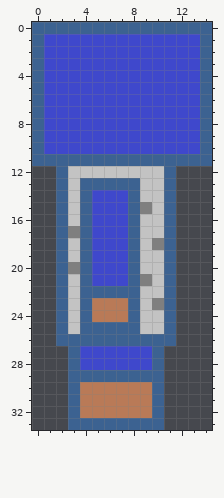
File history of a pixel-art sprite, images/sprite_profile.png. Above, as it was before the edit.
The file is 15x34 pixels.
Once edited:
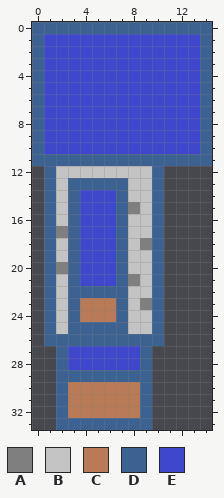
Palette (. is transparent): A #7f7f7f  B #c3c3c3  C #b97a57  D #3c6291  E #3f48cc
The edit:
y 12: x 1..2 .D -> DB; x 10..11 BD -> D.
y 13: x 1..3 .DB -> DBD; x 8 D -> B; x 10..11 BD -> D.
y 14: x 1..4 .DBD -> DBDE; x 7..8 ED -> DB; x 10..11 BD -> D.
y 15: x 1..4 .DBD -> DBDE; x 7..11 EDABD -> DABD.
y 16: x 1..4 .DBD -> DBDE; x 7..8 ED -> DB; x 10..11 BD -> D.
y 17: x 1..4 .DAD -> DADE; x 7..8 ED -> DB; x 10..11 BD -> D.
y 18: x 1..4 .DBD -> DBDE; x 7..11 EDBAD -> DBAD.
y 19: x 1..4 .DBD -> DBDE; x 7..8 ED -> DB; x 10..11 BD -> D.
y 20: x 1..4 .DAD -> DADE; x 7..8 ED -> DB; x 10..11 BD -> D.
y 21: x 1..4 .DBD -> DBDE; x 7..11 EDABD -> DABD.
y 22: x 1..3 .DB -> DBD; x 8 D -> B; x 10..11 BD -> D.
y 23: x 1..4 .DBD -> DBDC; x 7..11 CDBAD -> DBAD.
y 24: x 1..4 .DBD -> DBDC; x 7..8 CD -> DB; x 10..11 BD -> D.
y 25: x 1..3 .DB -> DBD; x 8 D -> B; x 10..11 BD -> D.
y 26: x 1 . -> D; x 11 D -> .
y 27..28: x 2..3 .D -> DE; x 9..10 ED -> D.
y 29: x 2 . -> D; x 10 D -> .
y 30..32: x 2..3 .D -> DC; x 9..10 CD -> D.
y 33: x 2 . -> D; x 10 D -> .
Where, in picture pixels (left, top, right, bottom), the same in both pictures:
changed: (44, 166, 176, 430)
